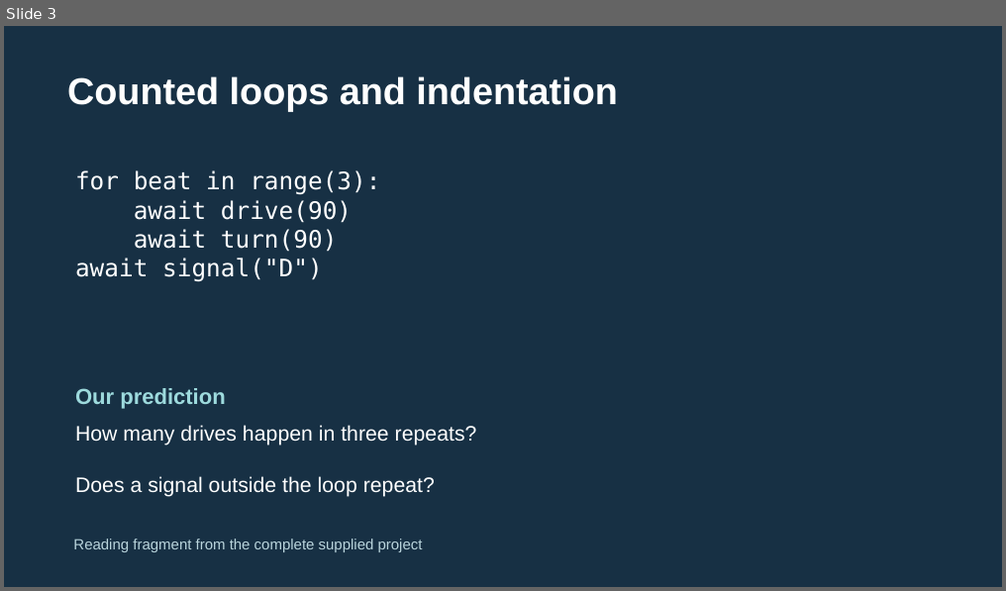
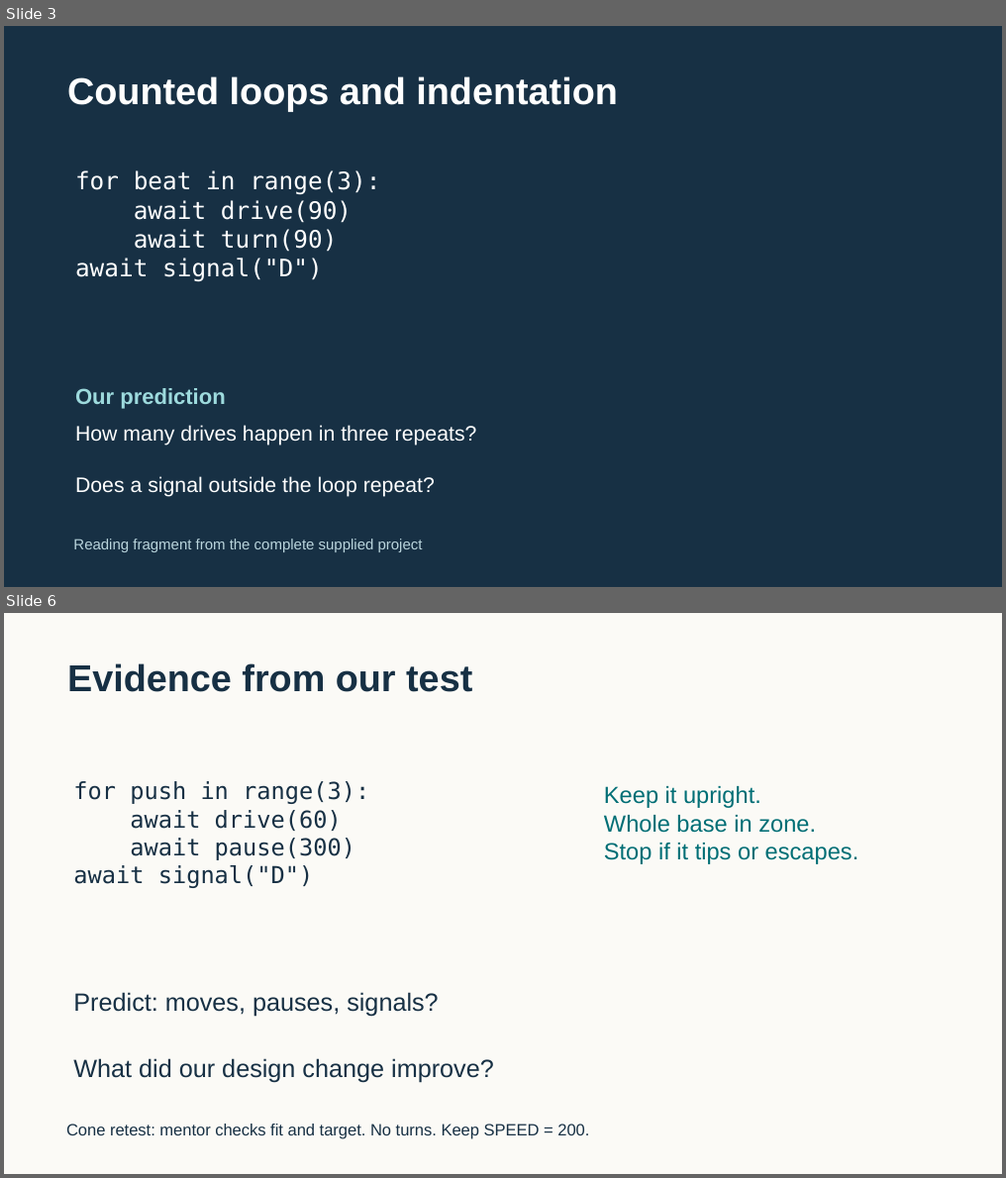
Before and after one commit to FRC999/YMCA-SPIKE-education, a slide deck: 03_Presentations/W03_dance.pptx. Shown one above the other, each under a label of ours: slide 3 before the commit, slides 3 and 6 after it; the slides between them are not shown. The pictures are 1006x591 and 1006x1178 pixels, drawn with LibreOffice and Linux fonts; fonts in the diff are those of the drawing. Boxes give left, top, right and bottom in pixels: in the first picture for what was removed or moved away, otherwise in the second. Text is boxed around its words. In the diff, an @@ line names an element or a change of style, - is before the commit and + after.

Commit message:
Replace Week 3 character build with cone pusher and teach build steps in slides

```diff
--- a/03_Presentations/W03_dance.pptx
+++ b/03_Presentations/W03_dance.pptx
@@ slide 6 added at bbox=[4, 613, 1002, 1174], background #FBFAF6 @@
@@ text added at bbox=[67, 663, 472, 692], 36 pt, text #173044, bold @@
+Evidence from our test
@@ text added at bbox=[73, 781, 369, 888], 22.5 pt, text #173044 @@
+for push in range(3):
+await drive(60)
+await pause(300)
+await signal("D")
@@ text added at bbox=[604, 786, 859, 864], 22.5 pt, text #006E75 @@
+Keep it upright.
+Whole base in zone.
+Stop if it tips or escapes.
@@ text added at bbox=[73, 992, 438, 1017], 24 pt, text #173044 @@
+Predict: moves, pauses, signals?
@@ text added at bbox=[73, 1059, 494, 1083], 24 pt, text #173044 @@
+What did our design change improve?
@@ text added at bbox=[66, 1124, 589, 1140], 15.8 pt, text #173044 @@
+Cone retest: mentor checks fit and target. No turns. Keep SPEED = 200.
```
Also in this commit, not shown: 3 slides changed, 1 other slide added, 1 slide removed, 30 other files.
